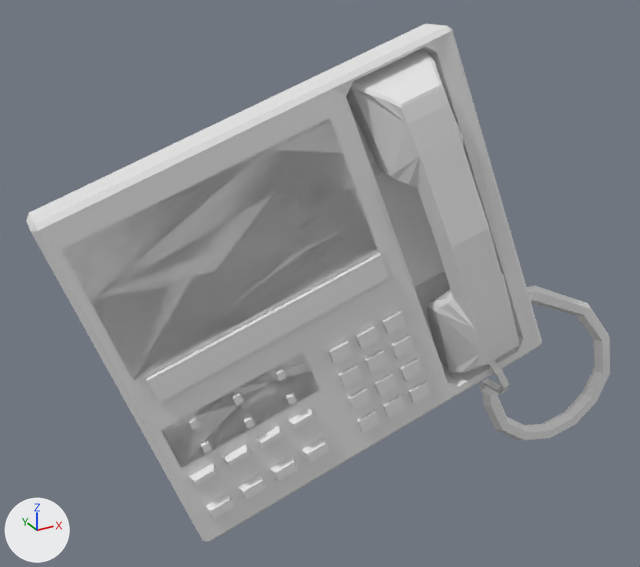
The OBJ model normalised_v2_dataset/DeskPhone/D00135.obj: old version first, new version second.
Camera for both pictures: a camera (50 mm lens) standing at (-0.662, -1.013, 0.657) and looking at (-0.057, 0.086, 0.107). The lights are fixed; the arrows at lower left show +X, +Y and +Z. Where no turn or scale is listed for an object, it has been applied to the vertices. Vertices at the same position are counted once.

In view in the first picture: 'D00135'.
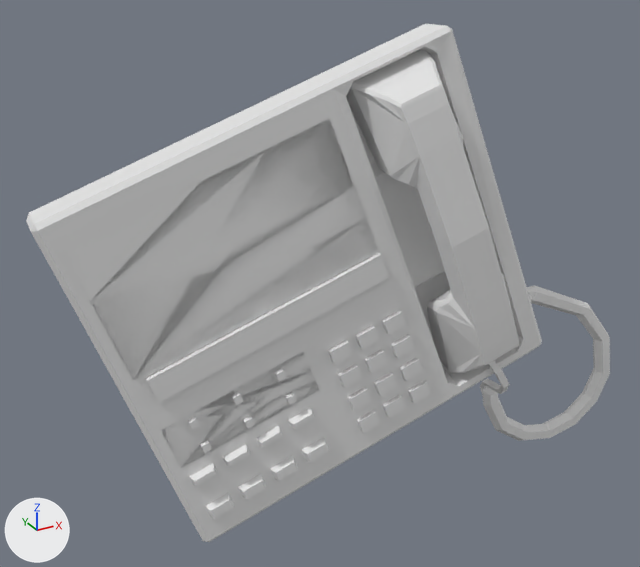
Pixel boxes [x1, y1, x2, y2] of what changed, in the pictures (640 x 567 px):
part 1 of me_d00135, deleted: before [63, 120, 377, 468]

What the commit changed:
me_d00135 is used by ob_d00135; location (0.0, 0.0, 0.0).
me_d00135 had 5507 vertices, 10030 faces and spanned x -0.476..0.524, y -0.082..0.164, z -0.279..0.489.
me_d00135 now has 5081 vertices, 10027 faces and spans x -0.476..0.524, y -0.082..0.164, z -0.279..0.489.
me_d00135 part 1: 426 vertices removed from x -0.47..0.287, y -0.045..0.124, z -0.232..0.482.
